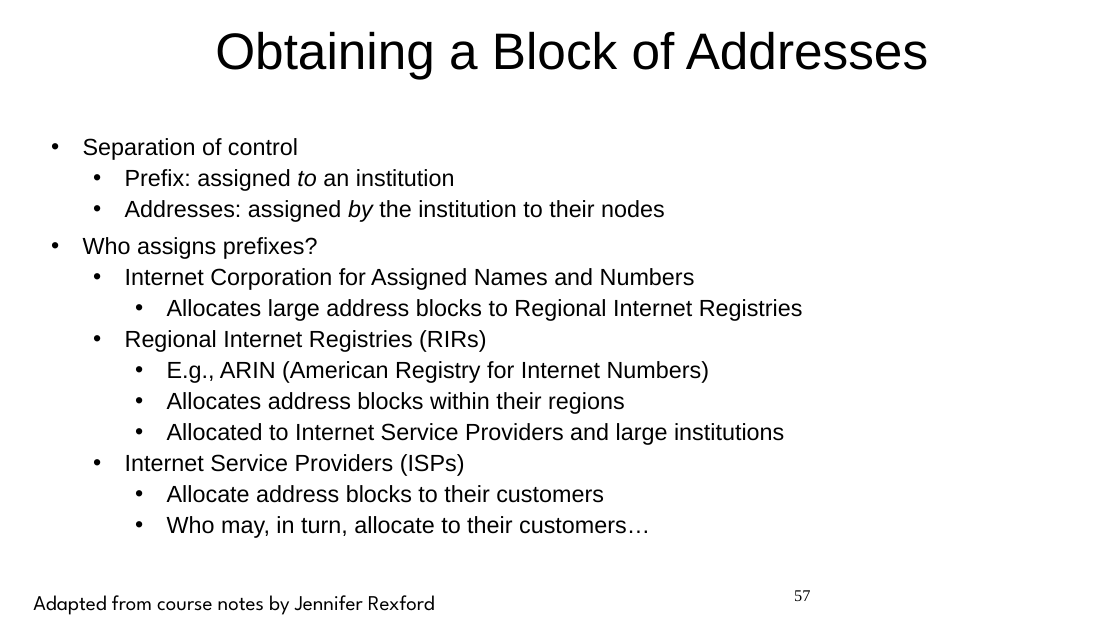
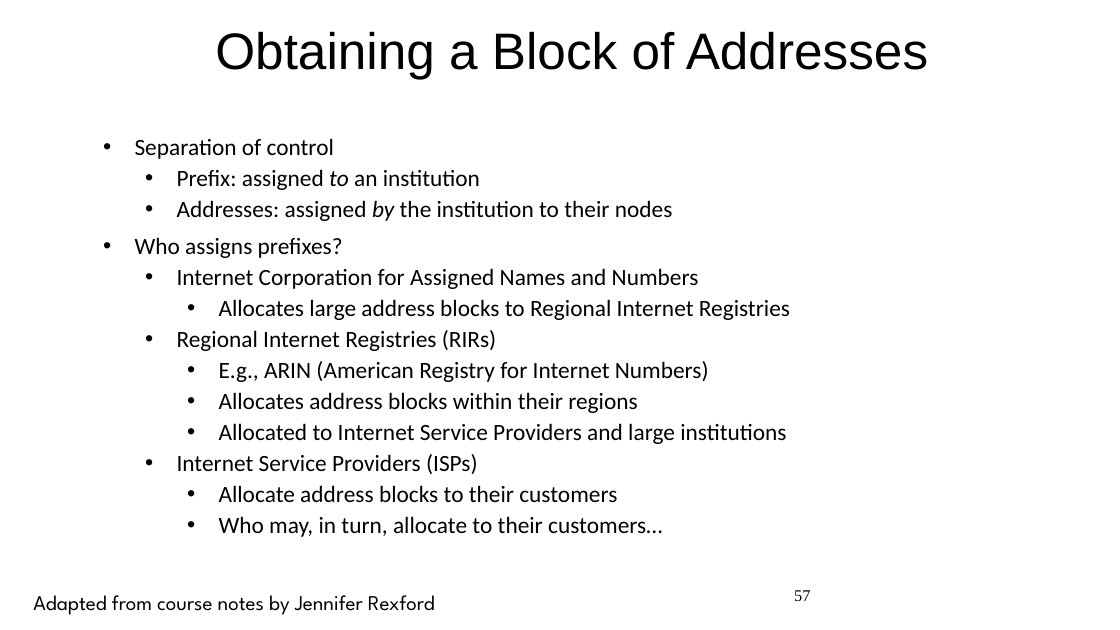
Before and after one commit to jlmucb/class_notes, a slide deck: slide 57 of IoT/pptx/IoTSoftwareNetworking.pptx. Drawn at 1120x630 pixels with LibreOffice and Linux fonts; fonts in the diff are those of the drawing. Boxes give left, top, right and bottom in pixels: in the first picture for what was removed or moved away, otherwise in the second. Text is boxed around its words. In the diff, an @@ line names an element or a change of style, - is before the commit and + after.

```diff
--- a/IoT/pptx/IoTSoftwareNetworking.pptx
+++ b/IoT/pptx/IoTSoftwareNetworking.pptx
@@ text "Separation of control": place and size @@
-text "Separation of control" at (83,138,803,538)
+text "Separation of control" at (135,138,790,537)
@@ text "Separation of control" at (135,138,790,537): font Arial to Calibri @@
```
Also in this commit, not shown: 21 other slides changed, 1 slide added.
